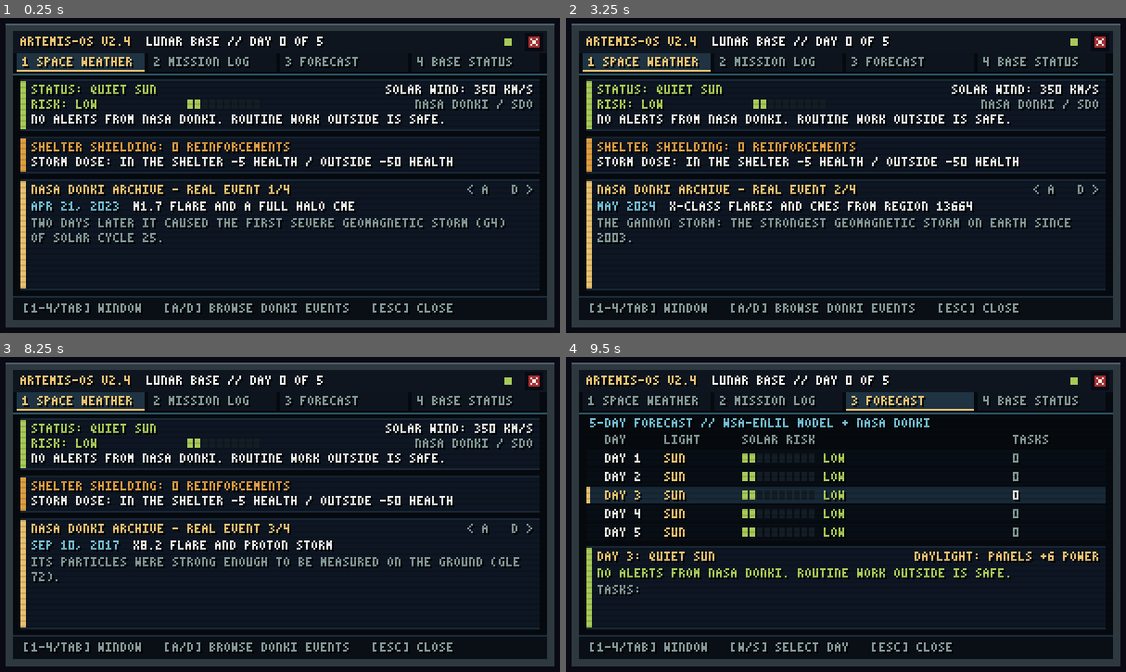
Above: before the commit, frames 1-4 (two rows, left to right).
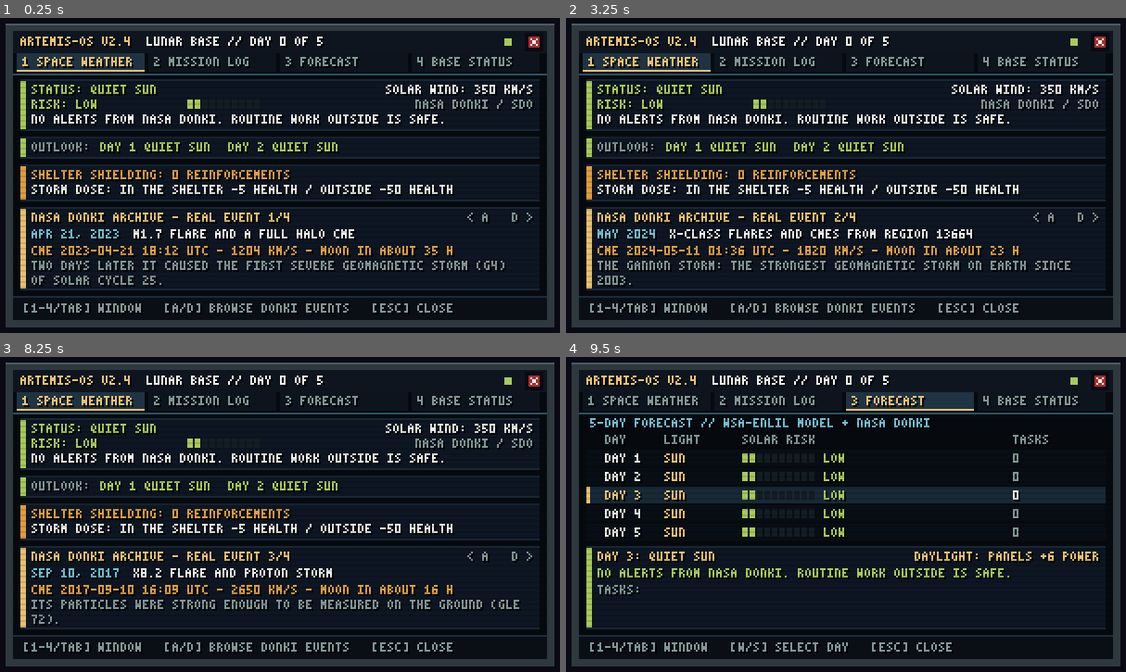
Above: after the commit, the same moments.

Repository: HattoriLoL/Artemis-Adventure
Game: Godot game, scene res://cenas/computador_navegacao.tscn
Same seed, same stepped clock (60 frames per second), same inputs: the game is played once before the commit and once after it. This scene is started directly instead of the project's main scene.
Inputs (mouse positions are in pixels of both pictures, inside the frame that each line leads up to):
- Up to frame 1 (0.25 s): no input
- Up to frame 2 (3.25 s): tap Enter (ui_accept) at 0.5, 0.77, 1.25, 1.52, 2, 2.75, 3.02 s; move the mouse to (974, 159) at 0.52 s; hold Right (ui_right) 0.53-1.28 s; tap 1 at 0.6 s; click (974, 159) at 0.67 s; tap 2 at 0.8, 1.35 s; move the mouse to (728, 191) at 1.27 s; hold Down (ui_down) 1.28-2.03 s; click (728, 191) at 1.42 s; tap 3 at 1.55, 2.1 s; move the mouse to (907, 103) at 2.02 s; hold Right (ui_right) 2.03-2.78 s; click (907, 103) at 2.17 s; tap 4 at 2.3, 2.85 s; move the mouse to (818, 241) at 2.77 s; hold Up (ui_up) from 2.78 s (still down); click (818, 241) at 2.92 s; tap Tab at 3.05 s
- Up to frame 3 (8.25 s): tap Enter (ui_accept) at 3.5, 3.77, 4.25, 4.52, 6.02, 6.77, 7.52 s; move the mouse to (459, 564) at 3.52 s; release Up (ui_up) at 3.53 s; hold Left (ui_left) 3.53-5.03 s; tap Tab at 3.6, 6.8, 7.35 s; click (459, 564) at 3.67 s; tap 1 at 3.8, 4.35, 7.55 s; move the mouse to (100, 464) at 4.27 s; click (100, 464) at 4.42 s; tap 2 at 4.55, 5.1 s; move the mouse to (308, 514) at 5.02 s; hold Down (ui_down) 5.03-5.78 s; click (308, 514) at 5.17 s; tap 3 at 5.3, 5.85 s; move the mouse to (190, 432) at 5.77 s; hold Right (ui_right) 5.78-6.53 s; click (190, 432) at 5.92 s; tap 4 at 6.05, 6.6 s; move the mouse to (408, 498) at 6.52 s; hold Up (ui_up) 6.53-7.28 s; click (408, 498) at 6.67 s; move the mouse to (162, 530) at 7.27 s; hold Right (ui_right) 7.28-8.03 s; click (162, 530) at 7.42 s; move the mouse to (341, 442) at 8.02 s; hold Down (ui_down) from 8.03 s (still down); tap Shift at 8.1 s; click (341, 442) at 8.17 s
- Up to frame 4 (9.5 s): tap 2 at 8.3 s; move the mouse to (818, 580) at 8.77 s; release Down (ui_down) at 8.78 s; hold Left (ui_left) from 8.78 s (still down); tap E at 8.85 s; click (818, 580) at 8.92 s; tap Enter (ui_accept) at 9.02 s; tap 3 at 9.05 s

The runs differ from the first frame. In frame 1, 12% of the frame differs, in the area x 3-96%, y 38-86%; in frame 2, 12%; in frame 3, 11%; in frame 4, nothing differs.
Error before the commit: Invalid access to property or key 'ciclo' on a base object of type 'Nil'. (res://scripts/computador_navegacao.gd:164)
Error after the commit: Invalid access to property or key 'ciclo' on a base object of type 'Nil'. (res://scripts/computador_navegacao.gd:239)

Commit message:
Computador de navegação: setinha e ícone no minimapa com previsão nova, alerta antecipado da erupção, velocidades reais das CMEs do DONKI, cliques e bipes
- o boletim do dia 1 apresenta o computador e o da véspera da erupção aponta para ele
- setinha azul sobre a mesa e monitorzinho piscando no minimapa enquanto a previsão do dia não foi lida; o E
  mostra NEW SPACE WEATHER DATA
- o modelo solar enxerga 2 dias: dois dias antes da erupção o computador já mostra STORM POSSIBLE (o boletim só
  avisa na véspera), com a linha OUTLOOK na janela SPACE WEATHER
- eventos_solares.json: a CME e a velocidade real de cada evento (DONKI CMEAnalysis, a análise mais precisa); o
  vento solar da CME e o tempo até a Lua usam a velocidade do evento sorteado
- mouse nas setas do DONKI e do diário e nas linhas da previsão; bipes de terminal feitos no código

Diff:
--- a/jogo/dados/dias.json
+++ b/jogo/dados/dias.json
@@ -4,7 +4,7 @@
  "primeira_noite": 3,
  "dias": [
   {"tarefas": ["energia/paineis", "suporte/oxigenio", "estufa/regar", "habitat/refeicao"],
-   "boletim": "Welcome to the base. Every task takes time: you can only do two a day. Sleep in the habitat to end the day."},
+   "boletim": "Welcome to the base. Every task takes time: you can only do two a day. Sleep in the habitat to end the day. The navigation computer in Life Support shows the space weather and the forecast."},
   {"tarefas": ["energia/baterias", "suporte/gas", "habitat/agua", "abrigo/blindagem"],
    "boletim": "Nights on the Moon are long and the panels go quiet. The batteries keep the base running in the dark."},
   {"tarefas": ["energia/distribuicao", "suporte/algas", "habitat/refeicao", "energia/tanques", "habitat/chuveiro"],
--- a/jogo/dados/eventos_solares.json
+++ b/jogo/dados/eventos_solares.json
@@ -1,13 +1,13 @@
 {
- "_leia": "Eventos solares reais registrados no NASA DONKI ( …(252 unchanged characters)… r o DONKI veio do PR #24 (IltonBJSilva).",
+ "_leia": "Eventos solares reais registrados no NASA DONKI ( …(252 unchanged characters)… r o DONKI veio do PR #24 (IltonBJSilva). cme e velocidade: a CME do evento e a velocidade dela (km/s) na análise mais precisa do DONKI (CMEAnalysis, mostAccurateOnly; em maio de 2024, a mais rápida da sequência), consultadas em 15/11/2026 pela API api.nasa.gov/DONKI.",
  "eventos": [
-  {"data": "APR 21, 2023", "titulo": "M1.7 FLARE AND A FULL HALO CME",
+  {"data": "APR 21, 2023", "titulo": "M1.7 FLARE AND A FULL HALO CME", "cme": "2023-04-21T18:12Z", "velocidade": 1204,
    "detalhe": "Two days later it caused the first severe geomagnetic storm (G4) of solar cycle 25."},
-  {"data": "MAY 2024", "titulo": "X-CLASS FLARES AND CMES FROM REGION 13664",
+  {"data": "MAY 2024", "titulo": "X-CLASS FLARES AND CMES FROM REGION 13664", "cme": "2024-05-11T01:36Z", "velocidade": 1820,
    "detalhe": "The Gannon storm: the strongest geomagnetic storm on Earth since 2003."},
-  {"data": "SEP 10, 2017", "titulo": "X8.2 FLARE AND PROTON STORM",
+  {"data": "SEP 10, 2017", "titulo": "X8.2 FLARE AND PROTON STORM", "cme": "2017-09-10T16:09Z", "velocidade": 2650,
    "detalhe": "Its particles were strong enough to be measured on the ground (GLE 72)."},
-  {"data": "OCT 28, 2021", "titulo": "X1.0 FLARE AND PROTON STORM",
+  {"data": "OCT 28, 2021", "titulo": "X1.0 FLARE AND PROTON STORM", "cme": "2021-10-28T15:53Z", "velocidade": 1109,
    "detalhe": "The first ground level event of solar cycle 25 (GLE 73)."}
  ]
 }
--- a/jogo/scripts/ciclo_dias.gd
+++ b/jogo/scripts/ciclo_dias.gd
@@ -290,7 +290,7 @@
 	if Missao.dia_erupcao == 0:
 		return []
 	if Missao.dia == Missao.dia_erupcao - 1:
-		return quebrar("SPACE WEATHER: solar activity rising. A solar storm is likely tomorrow. Reinforcing the shielding cuts the dose.", largura)
+		return quebrar("SPACE WEATHER: solar activity rising. A solar storm is likely tomorrow. Reinforcing the shielding cuts the dose. Details on the navigation computer.", largura)
 	if Missao.dia == Missao.dia_erupcao:
 		return quebrar("SOLAR STORM TODAY: when the alarm sounds, run to the shielded shelter.", largura)
 	return []
--- a/jogo/scripts/computador_navegacao.gd
+++ b/jogo/scripts/computador_navegacao.gd
@@ -17,6 +17,7 @@
 const Ciclo = preload("res://scripts/ciclo_dias.gd")
 const EVENTOS := "res://dados/eventos_solares.json"
 const BLINDAGEM := "abrigo/blindagem"
+const HORIZONTE := 2                  # dias à frente que o modelo solar enxerga (o boletim só vê 1)
 
 const BRANCO := Color("#ebede9")
 const AMARELO := Color("#e8c170")
@@ -45,6 +46,7 @@
 var dia_prev := 1                      # dia selecionado na janela 3
 var eventos: Array = []
 var t := 0.0
+var som: AudioStreamPlayer
 
 
 func _ready() -> void:
@@ -54,6 +56,10 @@
 		eventos = dados.get("eventos", [])
 	dia_log = maxi(1, Missao.dia)
 	dia_prev = dia_log
+	som = AudioStreamPlayer.new()
+	som.volume_db = -20.0
+	add_child(som)
+	_bipe([880.0, 1320.0], 0.06)                                  # ligou
 
 
 func _total() -> int:
@@ -62,12 +68,7 @@
 
 func _input(ev: InputEvent) -> void:
 	if ev is InputEventMouseButton and ev.pressed and ev.button_index == MOUSE_BUTTON_LEFT:
-		var p := get_local_mouse_position()
-		if BOTAO_X.grow(2).has_point(p):
-			_fechar()
-		for i in ABAS.size():
-			if _ret_aba(i).has_point(p):
-				aba = i
+		_clique(get_local_mouse_position())
 		get_viewport().set_input_as_handled()
 		return
 	if not (ev is InputEventKey and ev.pressed and not ev.echo):
@@ -77,9 +78,9 @@
 	else:
 		match ev.physical_keycode:
 			KEY_1, KEY_2, KEY_3, KEY_4:
-				aba = ev.physical_keycode - KEY_1
+				_mudar_aba(ev.physical_keycode - KEY_1)
 			KEY_TAB:
-				aba = (aba + (ABAS.size() - 1 if ev.shift_pressed else 1)) % ABAS.size()
+				_mudar_aba((aba + (ABAS.size() - 1 if ev.shift_pressed else 1)) % ABAS.size())
 			KEY_A, KEY_LEFT, KEY_W, KEY_UP:
 				_passar(-1)
 			KEY_D, KEY_RIGHT, KEY_S, KEY_DOWN:
@@ -87,7 +88,39 @@
 	get_viewport().set_input_as_handled()
 
 
+## Mouse: o X, as abas, as setas (< A / D >) do DONKI e do diário e as linhas da previsão.
+func _clique(p: Vector2) -> void:
+	if BOTAO_X.grow(2).has_point(p):
+		_fechar()
+		return
+	for i in ABAS.size():
+		if _ret_aba(i).has_point(p):
+			_mudar_aba(i)
+			return
+	match aba:
+		0:
+			if Rect2(250, 108, 50, 9).has_point(p):                 # "< A   D >" do arquivo do DONKI
+				_passar(-1 if p.x < 278 else 1)
+		1:
+			if Rect2(20, 38, 60, 12).has_point(p):
+				_passar(-1)
+			elif Rect2(240, 38, 60, 12).has_point(p):
+				_passar(1)
+		2:
+			for d in range(1, _total() + 1):
+				if Rect2(20, 55 + (d - 1) * 10, 280, 9).has_point(p) and d != dia_prev:
+					dia_prev = d
+					_bipe([1200.0], 0.025)
+
+
+func _mudar_aba(i: int) -> void:
+	if i != aba:
+		aba = i
+		_bipe([1040.0], 0.035)
+
+
 func _passar(d: int) -> void:
+	var antes := [evento, dia_log, dia_prev]
 	match aba:
 		0:
 			if not eventos.is_empty():
@@ -96,6 +129,28 @@
 			dia_log = clampi(dia_log + d, 1, _total())
 		2:
 			dia_prev = clampi(dia_prev + d, 1, _total())
+	if antes != [evento, dia_log, dia_prev]:
+		_bipe([1200.0], 0.025)
+
+
+## Bipe de terminal feito no código (onda quadrada suave), como a sirene da erupção: um tom por item de `tons`.
+func _bipe(tons: Array, dur: float) -> void:
+	var taxa := 22050
+	var n_tom := int(taxa * dur)
+	var dados := PackedByteArray()
+	dados.resize(n_tom * tons.size() * 2)
+	var fase := 0.0
+	for k in tons.size():
+		for i in n_tom:
+			fase += TAU * float(tons[k]) / taxa
+			var env := minf(1.0, minf(float(i), float(n_tom - i)) / 60.0)          # sem estalo nas pontas
+			dados.encode_s16((k * n_tom + i) * 2, int((0.5 if sin(fase) > 0.0 else -0.5) * env * 9000.0))
+	var s := AudioStreamWAV.new()
+	s.format = AudioStreamWAV.FORMAT_16_BITS
+	s.mix_rate = taxa
+	s.data = dados
+	som.stream = s
+	som.play()
 
 
 func _fechar() -> void:
@@ -112,12 +167,16 @@
 
 
 # ---------------------------------------------------------------- o que a base sabe do Sol
-## O Sol num dia da missão, só com o que já se sabe hoje: a erupção aparece a partir do boletim da véspera.
-## {titulo, risco, cor, barra (0 a 10), vento, nota}
+## O Sol num dia da missão, só com o que o computador sabe hoje. O modelo enxerga HORIZONTE dias à frente: dois
+## dias antes da erupção ele já avisa que ela é possível (o boletim da manhã só avisa na véspera), então quem
+## consulta o computador ganha um dia para reforçar a blindagem. {titulo, risco, cor, barra (0 a 10), vento, nota}
+## Na CME, a velocidade é a real do evento do DONKI sorteado para a missão (eventos_solares.json).
 func _sol(d: int) -> Dictionary:
 	var e := Missao.dia_erupcao
 	var hoje := Missao.dia
 	var passou := not Missao.tempestade.is_empty()
+	var v := int(Missao.evento_solar.get("velocidade", 1200))
+	var vel := "%d KM/S" % v
 	var calmo := {"titulo": "QUIET SUN", "risco": "LOW", "cor": VERDE, "barra": 2, "vento": "350 KM/S",
 		"nota": "NO ALERTS FROM NASA DONKI. ROUTINE WORK OUTSIDE IS SAFE."}
 	if e == 0:
@@ -127,23 +186,39 @@
 		var onde := "THE CREW REACHED THE SHELTER" if tp.get("abrigo", false) else "THE CREW WAS CAUGHT OUTSIDE"
 		var dano := " (-%d HEALTH)" % roundi(tp["dano"]) if tp.has("dano") else ""
 		return {"titulo": "PROTON STORM HIT THE BASE", "risco": "CRITICAL", "cor": VERMELHO, "barra": 10,
-			"vento": "1280 KM/S", "nota": onde + dano + "."}
+			"vento": vel, "nota": onde + dano + "."}
 	if d == e and hoje == e:
-		return {"titulo": "PROTON STORM TODAY", "risco": "CRITICAL", "cor": VERMELHO, "barra": 10,
-			"vento": "1280 KM/S", "nota": "WHEN THE ALARM SOUNDS, RUN TO THE SHIELDED SHELTER."}
-	if d > hoje + 1:                     # o modelo só enxerga um dia à frente (nem "calmo" ele garante)
+		return {"titulo": "PROTON STORM TODAY", "risco": "CRITICAL", "cor": VERMELHO, "barra": 10, "vento": vel,
+			"nota": "WHEN THE ALARM SOUNDS, RUN TO THE SHIELDED SHELTER."}
+	if d > hoje + HORIZONTE:             # além do horizonte o modelo não garante nada (nem "calmo")
 		return {"titulo": "NO DATA YET", "risco": "UNKNOWN", "cor": CINZA, "barra": 0, "vento": "--",
-			"nota": "THE SOLAR MODEL ONLY SEES ABOUT ONE DAY AHEAD. CHECK AGAIN LATER."}
+			"nota": "THE SOLAR MODEL ONLY SEES ABOUT TWO DAYS AHEAD. CHECK AGAIN LATER."}
 	if d == e and hoje == e - 1:
-		return {"titulo": "CME IMPACT EXPECTED", "risco": "CRITICAL", "cor": VERMELHO, "barra": 9,
-			"vento": "1280 KM/S", "nota": "A PROTON STORM WILL HIT THE BASE THIS DAY. SHIELD THE SHELTER."}
+		return {"titulo": "CME IMPACT EXPECTED", "risco": "CRITICAL", "cor": VERMELHO, "barra": 9, "vento": vel,
+			"nota": "A PROTON STORM WILL HIT THE BASE THIS DAY. SHIELD THE SHELTER."}
+	if d == e and hoje == e - 2:         # o alerta antecipado: só o computador sabe
+		return {"titulo": "STORM POSSIBLE", "risco": "HIGH", "cor": LARANJA, "barra": 6, "vento": "--",
+			"nota": "AN ACTIVE SUNSPOT REGION IS TURNING TOWARD THE MOON. SHIELD EARLY."}
 	if d == e - 1 and hoje >= e - 1:
-		return {"titulo": "CME DETECTED", "risco": "HIGH", "cor": LARANJA, "barra": 7, "vento": "1100 KM/S",
-			"nota": "A CORONAL MASS EJECTION IS ON ITS WAY. IMPACT IN ABOUT 24 HOURS."}
-	if d == e + 1 and hoje >= e:
+		return {"titulo": "CME DETECTED", "risco": "HIGH", "cor": LARANJA, "barra": 7, "vento": vel,
+			"nota": "CME AT %s ON ITS WAY: REACHES THE MOON IN ABOUT %d HOURS." % [vel, _horas_ate_lua(v)]}
+	if d == e + 1 and hoje >= e - 1:
 		return {"titulo": "STORM DECAYING", "risco": "MODERATE", "cor": AMARELO, "barra": 4, "vento": "560 KM/S",
 			"nota": "PARTICLE FLUX FALLING BACK TO NORMAL LEVELS."}
 	return calmo
+
+
+## Quanto a CME leva do Sol à Lua (1 UA) na velocidade medida, sem contar a desaceleração no caminho.
+func _horas_ate_lua(v: int) -> int:
+	return roundi(149.6e6 / maxf(1.0, float(v)) / 3600.0)
+
+
+## O pior risco que o computador vê de hoje até o horizonte (o LED da barra de título e a setinha do mapa).
+func risco_a_frente() -> int:
+	var pior := 0
+	for d in range(Missao.dia, mini(Missao.dia + HORIZONTE, _total()) + 1):
+		pior = maxi(pior, int(_sol(d)["barra"]))
+	return pior
 
 
 ## Tarefas previstas num dia (as de dias.json; no dia da erupção, já conhecido, também a blindagem).
@@ -199,9 +274,9 @@
 	draw_rect(Rect2(16, 12, 288, 12), Color("#0e151f"))
 	Fonte.desenhar(self, "ARTEMIS-OS V2.4", Vector2(20, 15), AMARELO)
 	Fonte.desenhar(self, "%s BASE // DAY %d OF %d" % [_site(), Missao.dia, _total()], Vector2(88, 15), BRANCO)
-	var s := _sol(Missao.dia)                                     # LED: a cor do Sol hoje; pisca no alerta
-	var cor: Color = s["cor"]
-	if s["barra"] >= 7 and fmod(t, 0.8) < 0.4:
+	var pior := risco_a_frente()                                  # LED: o pior risco até o horizonte; pisca no alerta
+	var cor := VERMELHO if pior >= 9 else (LARANJA if pior >= 6 else (AMARELO if pior >= 4 else VERDE))
+	if pior >= 6 and fmod(t, 0.8) < 0.4:
 		cor = Color(cor, 0.25)
 	draw_rect(Rect2(281, 16, 4, 4), cor)
 	draw_rect(BOTAO_X.grow(1), PRETO)
@@ -255,30 +330,54 @@
 	_direita("NASA DONKI / SDO", 296, 49, CINZA)
 	Fonte.desenhar(self, str(s["nota"]), Vector2(26, 57), BRANCO)
 
+	# os próximos dias que o modelo enxerga (onde aparece o alerta antecipado)
+	var pior := 0
+	var x := 26.0
+	for d in range(Missao.dia + 1, mini(Missao.dia + HORIZONTE, _total()) + 1):
+		pior = maxi(pior, int(_sol(d)["barra"]))
+	_caixa(Rect2(20, 69, 280, 12), LARANJA if pior >= 6 else VERDE)
+	Fonte.desenhar(self, "OUTLOOK:", Vector2(x, 72), CINZA)
+	x += Fonte.largura("OUTLOOK:") + 6
+	if Missao.dia >= _total():
+		Fonte.desenhar(self, "LAST DAY OF THE MISSION", Vector2(x, 72), CINZA)
+	for d in range(Missao.dia + 1, mini(Missao.dia + HORIZONTE, _total()) + 1):
+		var sd := _sol(d)
+		var txt := "DAY %d %s" % [d, sd["titulo"]]
+		Fonte.desenhar(self, txt, Vector2(x, 72), sd["cor"])
+		x += Fonte.largura(txt) + 10
+
 	# a blindagem de agora e quanto a erupção tiraria da saúde
 	var n := Missao.blindagem
-	_caixa(Rect2(20, 69, 280, 20), VERDE if n > 0 else LARANJA)
+	_caixa(Rect2(20, 84, 280, 20), VERDE if n > 0 else LARANJA)
 	Fonte.desenhar(self, "SHELTER SHIELDING: %d %s" % [n, "REINFORCEMENT" if n == 1 else "REINFORCEMENTS"],
-		Vector2(26, 72), VERDE if n > 0 else LARANJA)
+		Vector2(26, 87), VERDE if n > 0 else LARANJA)
 	Fonte.desenhar(self, "STORM DOSE: IN THE SHELTER -%d HEALTH / OUTSIDE -%d HEALTH" % [
-		roundi(Recursos.dano_tempestade(true)), roundi(Recursos.dano_tempestade(false))], Vector2(26, 80), BRANCO)
-
-	# arquivo de eventos reais do DONKI
-	_caixa(Rect2(20, 92, 280, 60), AMARELO)
+		roundi(Recursos.dano_tempestade(true)), roundi(Recursos.dano_tempestade(false))], Vector2(26, 95), BRANCO)
+
+	# arquivo de eventos reais do DONKI (com a CME e a velocidade medidas)
+	_caixa(Rect2(20, 107, 280, 45), AMARELO)
 	if eventos.is_empty():
 		return
 	var ev: Dictionary = eventos[evento]
-	Fonte.desenhar(self, "NASA DONKI ARCHIVE - REAL EVENT %d/%d" % [evento + 1, eventos.size()], Vector2(26, 95),
+	Fonte.desenhar(self, "NASA DONKI ARCHIVE - REAL EVENT %d/%d" % [evento + 1, eventos.size()], Vector2(26, 110),
 		AMARELO)
-	_direita("< A   D >", 296, 95, CINZA)
-	Fonte.desenhar(self, str(ev["data"]), Vector2(26, 104), AZUL)
-	Fonte.desenhar(self, str(ev["titulo"]), Vector2(26 + Fonte.largura(str(ev["data"])) + 8, 104), BRANCO)
-	var y := 113
-	for l in Ciclo.quebrar(str(ev["detalhe"]), 266):
+	_direita("< A   D >", 296, 110, CINZA)
+	Fonte.desenhar(self, str(ev["data"]), Vector2(26, 119), AZUL)
+	Fonte.desenhar(self, str(ev["titulo"]), Vector2(26 + Fonte.largura(str(ev["data"])) + 8, 119), BRANCO)
+	var y := 128
+	if ev.has("velocidade"):
+		var cme := str(ev.get("cme", "")).replace("T", " ").replace("Z", " UTC")   # o Z da fonte 3x5 parece um 2
+		Fonte.desenhar(self, "CME %s - %d KM/S - MOON IN ABOUT %d H" % [cme, int(ev["velocidade"]),
+			_horas_ate_lua(int(ev["velocidade"]))], Vector2(26, y), LARANJA)
+		y += 8
+	# depois da tempestade, o evento em que ela se baseou ganha uma linha verde (no lugar da 2ª linha do texto)
+	var modelo := not Missao.tempestade.is_empty() and str(ev["data"]) == str(Missao.evento_solar.get("data", ""))
+	var linhas := Ciclo.quebrar(str(ev["detalhe"]), 266).slice(0, 1 if modelo else 2)
+	for l in linhas:
 		Fonte.desenhar(self, l, Vector2(26, y), CINZA)
 		y += 8
-	if not Missao.tempestade.is_empty() and str(ev["data"]) == str(Missao.evento_solar.get("data", "")):
-		Fonte.desenhar(self, "THIS MISSION'S STORM WAS MODELED ON THIS EVENT.", Vector2(26, 142), VERDE)
+	if modelo:
+		Fonte.desenhar(self, "THIS MISSION'S STORM WAS MODELED ON THIS EVENT.", Vector2(26, y), VERDE)
 
 
 # ---------------------------------------------------------------- janela 2: diário de bordo
--- a/jogo/scripts/mapa.gd
+++ b/jogo/scripts/mapa.gd
@@ -41,6 +41,11 @@
 var portas := []
 var obstaculos: Array[Rect2] = []  # colisão dos objetos soltos das salas (o robô do demo desvia deles)
 var marcas := {}
+var pc_item := {}                  # a interação do computador de navegação (mesa do Suporte)
+var marca_pc: Polygon2D            # setinha azul sobre ela enquanto a previsão do dia não foi lida
+const MARCA_PC := Vector2(13, -3)  # logo acima dos monitores da mesa (o ponto da interação fica na frente dela)
+const MESA_PC := Vector2(13, 50)   # pé da mesa, na borda de baixo da sala (no minimapa, longe do ícone do gás)
+var pc_visto_dia := 0              # o dia em que o jogador abriu o computador pela última vez
 var jogador: CharacterBody2D
 var hud: Control
 var camada_ui: CanvasLayer
@@ -169,6 +174,19 @@
 		if it.has("acordar"):                        # cama: onde o astronauta aparece de manhã (fora do alcance do E)
 			item["acordar"] = pos + Vector2(it["acordar"][0], it["acordar"][1])
 		interacoes.append(item)
+		if item["acao"] == "computador":
+			pc_item = item
+			marca_pc = Polygon2D.new()
+			marca_pc.polygon = PackedVector2Array([Vector2(-3, 0), Vector2(3, 0), Vector2(0, 4)])
+			marca_pc.color = Color("#a4dddb")
+			var borda := Polygon2D.new()             # contorno escuro: a seta azul some no piso cinza sem ele
+			borda.polygon = PackedVector2Array([Vector2(-5, -1), Vector2(5, -1), Vector2(0, 6)])
+			borda.color = CONTORNO
+			borda.show_behind_parent = true
+			marca_pc.add_child(borda)
+			marca_pc.position = item["pos"] + MARCA_PC
+			marca_pc.z_index = 5
+			add_child(marca_pc)
 
 
 ## Ícone 7x7 da tarefa (lista do HUD e minimapa): res://assets/icones/<sala>_<tarefa>.png. Sem arquivo, null (a
@@ -312,6 +330,8 @@
 
 ## O que a tarefa rende, em texto para o HUD e o boletim. Uma tarefa de energia solar à noite não rende nada.
 func texto_previa(id: String) -> String:
+	if not pc_item.is_empty() and id == pc_item["id"]:
+		return "NEW SPACE WEATHER DATA" if pc_nao_lido() else ""
 	var txt := _texto_efeito(Recursos.previa(id))
 	if Recursos.protege(id):                      # blindagem: protege da erupção solar em vez de mudar um recurso
 		return (txt + " " if txt != "" else "") + "+1 STORM SHIELD"
@@ -365,6 +385,9 @@
 	for id in marcas:
 		var item := _tarefa(id)
 		marcas[id].position.y = item["pos"].y - 44 + round(sin(t * 5.0) * 1.5)
+	if marca_pc:
+		marca_pc.visible = pc_nao_lido() and not tempestade.ativo
+		marca_pc.position.y = pc_item["pos"].y + MARCA_PC.y + round(sin(t * 5.0 + 1.5) * 1.5)
 	var agora := _sala_de(jogador.global_position)
 	if agora != sala_atual:
 		sala_atual = agora
@@ -453,6 +476,7 @@
 ## Computador de navegação (mesa do Suporte): clima espacial, diário, previsão e situação da base. Consultar não
 ## gasta ação; abre por cima do jogo como um minigame (o jogador fica parado e o HUD some).
 func abrir_computador() -> void:
+	pc_visto_dia = Missao.dia
 	em_minigame = true
 	hud.visible = false
 	jogador.velocity = Vector2.ZERO
@@ -461,6 +485,11 @@
 	pc.mapa = self
 	pc.fechou.connect(func(): _fechar_minigame(pc))
 	camada_ui.add_child(pc)
+
+
+## O computador tem previsão nova hoje (o jogador ainda não abriu): setinha no mapa e ícone piscando no minimapa.
+func pc_nao_lido() -> bool:
+	return not pc_item.is_empty() and pc_visto_dia != Missao.dia and not fim
 
 
 func _fechar_minigame(mg: Control) -> void:
@@ -747,6 +776,11 @@
 			hud.draw_rect(Rect2(m + Vector2(-2, -1), Vector2(5, 3)), CONTORNO)
 			hud.draw_rect(Rect2(m + Vector2(0, -1), Vector2(1, 3)), AMARELO)
 			hud.draw_rect(Rect2(m + Vector2(-1, 0), Vector2(3, 1)), AMARELO)
+	if not pc_item.is_empty() and not tempestade.ativo:   # computador: monitorzinho, piscando com previsão nova
+		var pc := _na_planta(pc_item["pos"] + MESA_PC, tex, canto)
+		hud.draw_rect(Rect2(pc + Vector2(-2, -2), Vector2(5, 4)), CONTORNO)
+		var tela_pc := Color("#a4dddb") if (not pc_nao_lido() or aceso) else Color(AZUL, 0.3)
+		hud.draw_rect(Rect2(pc + Vector2(-1, -1), Vector2(3, 2)), tela_pc)
 	if tempestade.ativo and fmod(t, 0.5) < 0.3:   # erupção: o Abrigo pisca em vermelho
 		var ab: Dictionary = salas[Tempestade.SALA_ABRIGO]
 		var tam_ab: Array = ab["dados"]["tamanho"]
